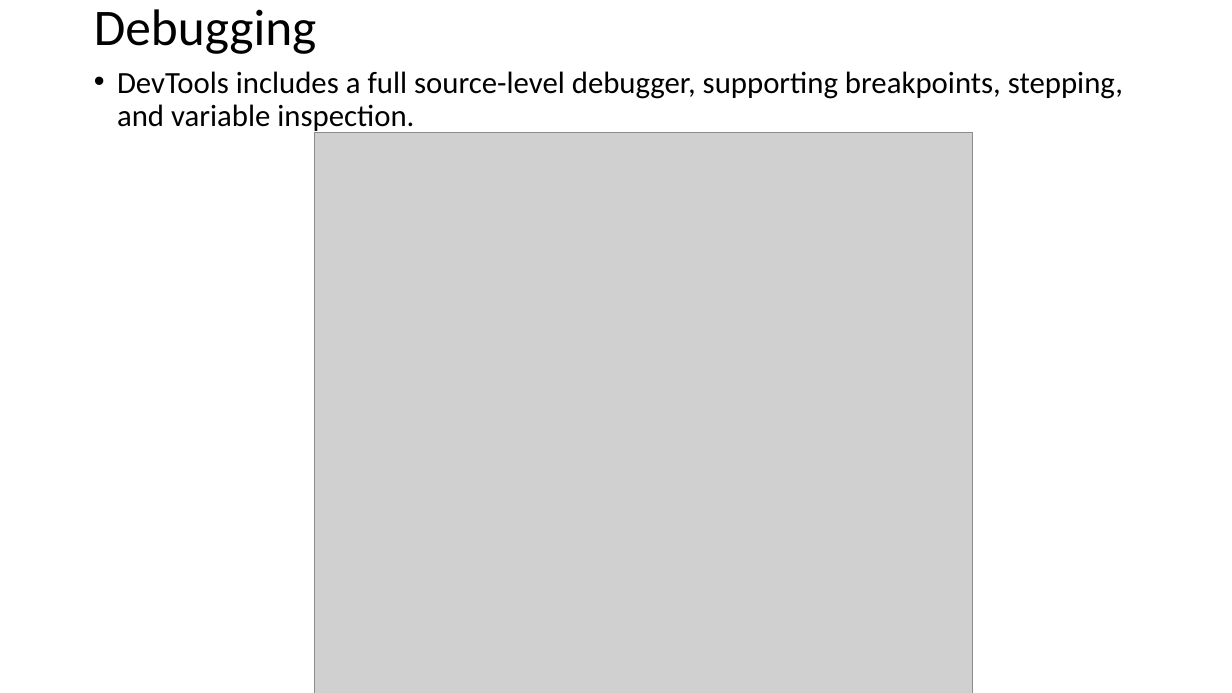
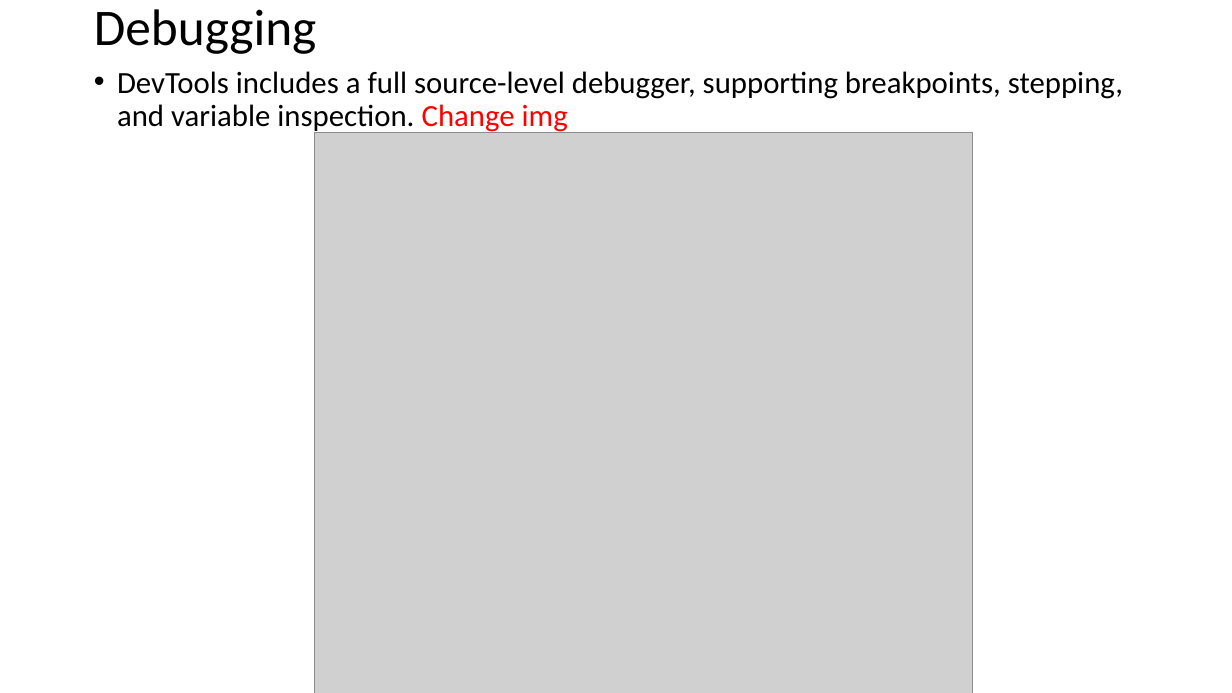
Before and after one commit to Anjy123/Flutter, a slide deck: slide 13 of Flutter features.pptx. Drawn at 1232x693 pixels with LibreOffice and Linux fonts; fonts in the diff are those of the drawing; grey boxes stand for pictures. Boxes give left, top, right and bottom in pixels: in the first picture for what was removed or moved away, otherwise in the second. Text is boxed around its words. In the diff, an @@ line names an element or a change of style, - is before the commit and + after.

```diff
--- a/Flutter features.pptx
+++ b/Flutter features.pptx
@@ text at <box>117,71,1123,134</box>: text changed @@
-• DevTools includes a full source-level debugger, supporting breakpoints, stepping, and variable inspection.
+• DevTools includes a full source-level debugger, supporting breakpoints, stepping, and variable inspection. Change img
```
Also in this commit, not shown: 7 other slides changed.
